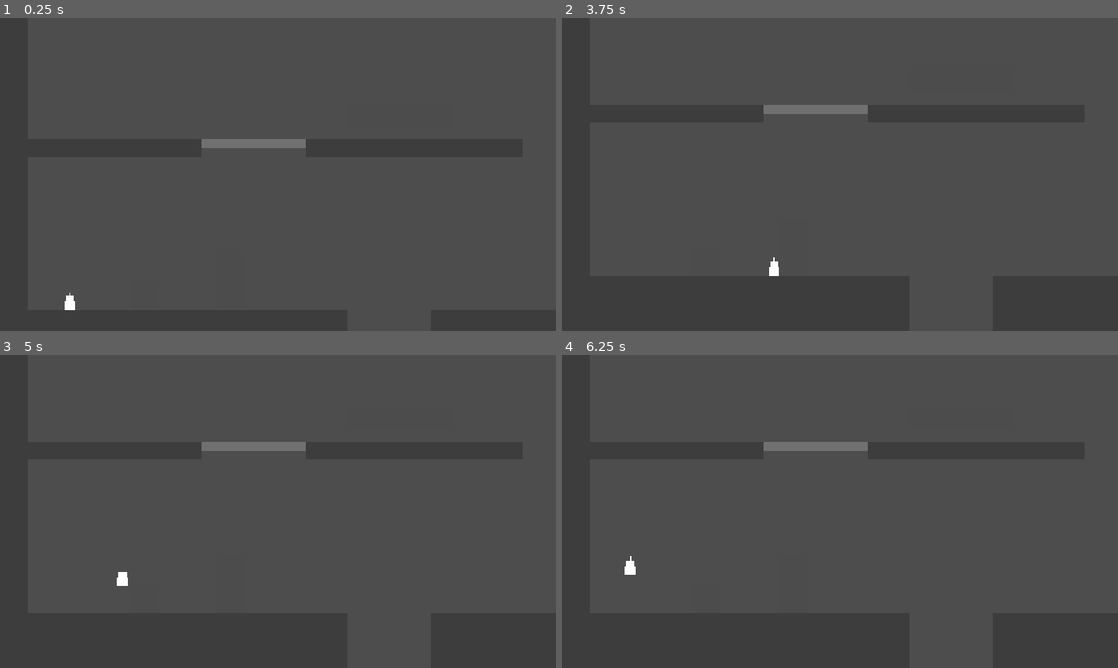
Above: before the commit, frames 1-4 (two rows, left to right).
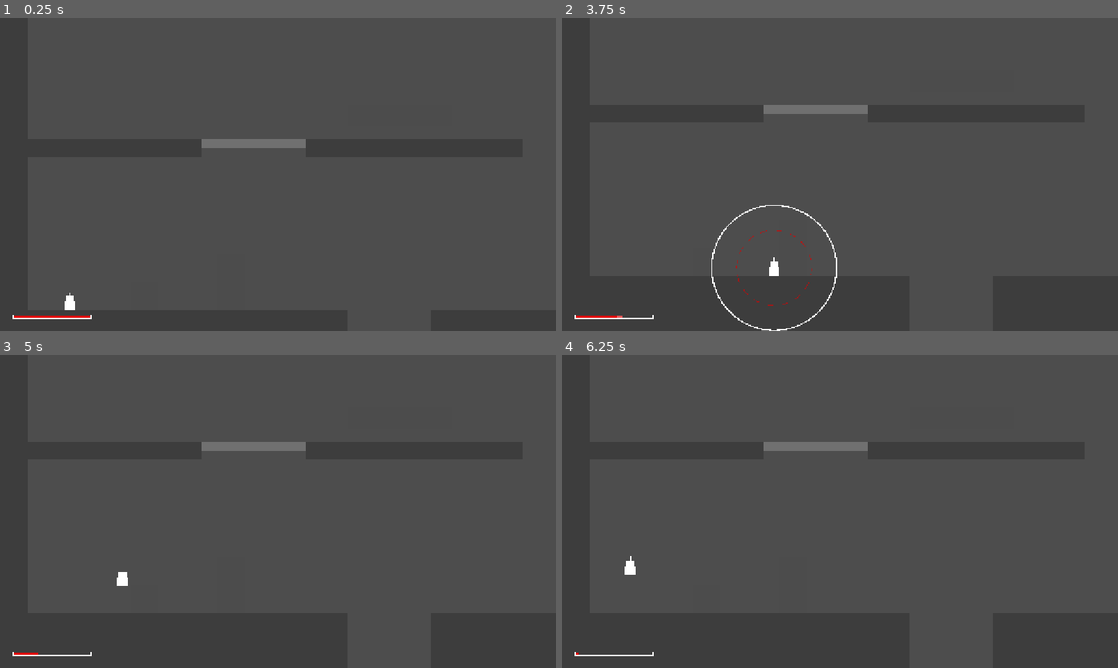
Above: after the commit, the same moments.

Repository: Joshuamathewj2/Signal-Lost
Game: Godot game, scene res://sandbox/sandbox_player.tscn
Same seed, same stepped clock (60 frames per second), same inputs: the game is played once before the commit and once after it. This scene is started directly instead of the project's main scene.
Inputs (mouse positions are in pixels of both pictures, inside the frame that each line leads up to):
- Up to frame 1 (0.25 s): no input
- Up to frame 2 (3.75 s): move the mouse to (962, 158) at 0.52 s; press the mouse at (962, 158) at 0.53 s; hold D (move_right) 0.53-2.03 s; tap Space (jump) at 0.77, 1.52, 3.02 s; move the mouse to (728, 190) at 1.27 s; release the mouse at (728, 190) at 1.28 s; click (728, 190) at 1.35 s; move the mouse to (895, 105) at 2.02 s; hold A (move_left) 2.03-2.78 s; hold Shift (sneak) 2.03-2.78 s; click (895, 105) at 2.3 s; move the mouse to (812, 237) at 2.77 s; hold D (move_right) from 2.78 s (still down); click (812, 237) at 2.85 s; move the mouse to (1006, 221) at 3.52 s; press the mouse at (1006, 221) at 3.53 s
- Up to frame 3 (5 s): tap Space (jump) at 3.77, 4.52 s; move the mouse to (111, 464) at 4.27 s; release D (move_right) at 4.28 s; release the mouse at (111, 464) at 4.28 s; hold A (move_left) from 4.28 s (still down); tap Shift (sneak) at 4.35 s; click (111, 464) at 4.55 s
- Up to frame 4 (6.25 s): move the mouse to (867, 511) at 5.02 s; release A (move_left) at 5.03 s; press the mouse at (867, 511) at 5.03 s; hold D (move_right) 5.03-5.78 s; move the mouse to (756, 433) at 5.77 s; release the mouse at (756, 433) at 5.78 s; hold A (move_left) from 5.78 s (still down); click (756, 433) at 5.85 s; tap Space (jump) at 6.02 s

The runs differ from the first frame. In frame 1, 0.2% of the frame differs, in the area x 2-17%, y 94-97%; in frame 2, 0.5%, in the area x 2-50%, y 59-100%; in frame 3, 0.1%; in frame 4, less than 0.1%.

Commit message:
P1-T7: early HUD

Diff:
--- a/sandbox/sandbox_player.tscn
+++ b/sandbox/sandbox_player.tscn
@@ -5,6 +5,8 @@
 [ext_resource type="PackedScene" path="res://scenes/fx/camera_rig.tscn" id="3_cam01"]
 [ext_resource type="PackedScene" path="res://scenes/debug/debug_overlay.tscn" id="4_dbg01"]
 [ext_resource type="Script" path="res://scenes/debug/debug_draw.gd" id="5_drw01"]
+[ext_resource type="PackedScene" path="res://scenes/ui/hud.tscn" id="6_hud01"]
+
 
 [sub_resource type="RectangleShape2D" id="RectangleShape2D_wall_l"]
 size = Vector2(32, 720)
@@ -181,3 +183,5 @@
 
 [node name="DebugDraw" type="Node2D" parent="."]
 script = ExtResource("5_drw01")
+
+[node name="HUD" parent="." instance=ExtResource("6_hud01")]
--- a/scenes/player/player.tscn
+++ b/scenes/player/player.tscn
@@ -6,6 +6,7 @@
 [ext_resource type="Script" path="res://scenes/player/battery.gd" id="4_bat04"]
 [ext_resource type="Script" path="res://scenes/player/pulse_charger.gd" id="5_chg05"]
 [ext_resource type="Script" path="res://scenes/player/footstep_emitter.gd" id="6_fst06"]
+[ext_resource type="Script" path="res://scenes/sonar/charge_rings.gd" id="7_cr07"]
 
 [sub_resource type="CapsuleShape2D" id="CapsuleShape2D_pbody"]
 radius = 7.0
@@ -24,6 +25,10 @@
 collision_mask = 1
 
 [node name="Visual" parent="." instance=ExtResource("2_vis02")]
+
+[node name="ChargeRings" type="Node2D" parent="." node_paths=PackedStringArray("charger")]
+script = ExtResource("7_cr07")
+charger = NodePath("../PulseCharger")
 
 [node name="PlayerMotor" type="Node" parent="." node_paths=PackedStringArray("body", "collision_shape", "ceiling_ray", "visual")]
 script = ExtResource("3_mot03")
--- /dev/null
+++ b/scenes/sonar/charge_rings.gd
@@ -0,0 +1,96 @@
+class_name ChargeRings
+extends Node2D
+
+@export var charger: PulseCharger
+
+var current_reveal_radius: float = 0.0
+var target_reveal_radius: float = 0.0
+var current_noise_radius: float = 0.0
+var target_noise_radius: float = 0.0
+var is_downgraded: bool = false
+var rotation_angle: float = 0.0
+var tween: Tween
+
+func _ready() -> void:
+	visible = false
+	var mat: CanvasItemMaterial = CanvasItemMaterial.new()
+	mat.light_mode = CanvasItemMaterial.LIGHT_MODE_UNSHADED
+	material = mat
+
+	if charger == null and get_parent() != null:
+		charger = get_parent().get_node_or_null("PulseCharger") as PulseCharger
+
+	if charger != null:
+		charger.charge_started.connect(_on_charge_started)
+		charger.charge_changed.connect(_on_charge_changed)
+		charger.pulse_released.connect(_on_pulse_ended)
+		charger.pulse_failed.connect(_on_pulse_failed)
+
+func _process(delta: float) -> void:
+	if visible:
+		rotation_angle += deg_to_rad(20.0) * delta
+		if rotation_angle > TAU:
+			rotation_angle -= TAU
+		queue_redraw()
+
+func _on_charge_started() -> void:
+	visible = true
+	current_reveal_radius = 0.0
+	target_reveal_radius = 0.0
+	current_noise_radius = 0.0
+	target_noise_radius = 0.0
+	is_downgraded = false
+	queue_redraw()
+
+func _on_charge_changed(tier: int, _charge_norm: float, affordable_tier: int) -> void:
+	var active_tier: int = affordable_tier if affordable_tier >= 0 else tier
+	is_downgraded = (affordable_tier >= 0 and affordable_tier < tier)
+	var prof: PulseProfile = GameConfig.pulse_for_tier(active_tier)
+	if prof != null:
+		var n_scale: float = charger.noise_scale if charger != null else 1.0
+		target_reveal_radius = prof.reveal_radius
+		target_noise_radius = prof.noise_radius() * n_scale
+
+		if tween != null and tween.is_valid():
+			tween.kill()
+		tween = create_tween().set_parallel(true)
+		tween.tween_property(self, "current_reveal_radius", target_reveal_radius, 0.08).set_trans(Tween.TRANS_CUBIC).set_ease(Tween.EASE_OUT)
+		tween.tween_property(self, "current_noise_radius", target_noise_radius, 0.08).set_trans(Tween.TRANS_CUBIC).set_ease(Tween.EASE_OUT)
+	queue_redraw()
+
+func _on_pulse_ended(_profile: PulseProfile, _origin: Vector2) -> void:
+	visible = false
+	if tween != null and tween.is_valid():
+		tween.kill()
+
+func _on_pulse_failed() -> void:
+	visible = false
+	if tween != null and tween.is_valid():
+		tween.kill()
+
+func _draw() -> void:
+	if not visible or current_reveal_radius <= 1.0:
+		return
+
+	var white_c: Color = Palette.color(&"white")
+	var danger_c: Color = Palette.color(&"danger")
+	var red_c: Color = Color(danger_c.r, danger_c.g, danger_c.b, 0.6)
+
+	# White reveal ring
+	if is_downgraded:
+		var segments: int = 12
+		var angle_step: float = TAU / float(segments)
+		var dash_len: float = angle_step * 0.6
+		for i in range(segments):
+			var a_start: float = float(i) * angle_step
+			draw_arc(Vector2.ZERO, current_reveal_radius, a_start, a_start + dash_len, 6, white_c, 1.5)
+	else:
+		draw_arc(Vector2.ZERO, current_reveal_radius, 0.0, TAU, 64, white_c, 1.5)
+
+	# Red noise ring (dashed, rotating)
+	var noise_segments: int = 16
+	var n_step: float = TAU / float(noise_segments)
+	var n_dash: float = n_step * 0.5
+	for i in range(noise_segments):
+		var a: float = rotation_angle + float(i) * n_step
+		draw_arc(Vector2.ZERO, current_noise_radius, a, a + n_dash, 6, red_c, 1.0)
--- /dev/null
+++ b/scenes/ui/battery_bar.gd
@@ -0,0 +1,108 @@
+class_name BatteryBar
+extends Control
+
+var current_energy: float = 100.0
+var max_energy: float = 100.0
+var displayed_energy: float = 100.0
+var drain_flash_energy: float = 100.0
+var drain_flash_alpha: float = 0.0
+
+var is_charging: bool = false
+var affordable_tier: int = -1
+var selected_tier: int = -1
+var blink_time: float = 0.0
+
+var drain_tween: Tween
+var flash_tween: Tween
+
+func _ready() -> void:
+	custom_minimum_size = Vector2(180, 10)
+
+func setup(battery: Battery, charger: PulseCharger) -> void:
+	if battery != null:
+		current_energy = battery.energy
+		max_energy = battery.max_energy
+		displayed_energy = current_energy
+		battery.energy_changed.connect(_on_energy_changed)
+
+	if charger != null:
+		charger.charge_started.connect(_on_charge_started)
+		charger.charge_changed.connect(_on_charge_changed)
+		charger.pulse_released.connect(_on_pulse_released)
+		charger.pulse_failed.connect(_on_pulse_failed)
+
+func _on_energy_changed(val: float, max_val: float) -> void:
+	current_energy = val
+	max_energy = max_val
+	queue_redraw()
+
+func _on_charge_started() -> void:
+	is_charging = true
+	queue_redraw()
+
+func _on_charge_changed(tier: int, _c: float, affordable: int) -> void:
+	selected_tier = tier
+	affordable_tier = affordable
+	queue_redraw()
+
+func _on_pulse_released(_profile: PulseProfile, _origin: Vector2) -> void:
+	is_charging = false
+	drain_flash_energy = displayed_energy
+	drain_flash_alpha = 1.0
+
+	if drain_tween != null and drain_tween.is_valid():
+		drain_tween.kill()
+	drain_tween = create_tween()
+	drain_tween.tween_property(self, "displayed_energy", current_energy, 0.12)
+
+	if flash_tween != null and flash_tween.is_valid():
+		flash_tween.kill()
+	flash_tween = create_tween()
+	flash_tween.tween_property(self, "drain_flash_alpha", 0.0, 0.30)
+	queue_redraw()
+
+func _on_pulse_failed() -> void:
+	is_charging = false
+	queue_redraw()
+
+func _process(delta: float) -> void:
+	blink_time += delta
+	if not is_charging and (flash_tween == null or not flash_tween.is_valid()):
+		displayed_energy = current_energy
+	queue_redraw()
+
+func _draw() -> void:
+	var white_c: Color = Palette.color(&"white")
+	var red_c: Color = Palette.color(&"danger")
+
+	var outline_color: Color = white_c
+	if current_energy <= 0.001:
+		outline_color = red_c if sin(blink_time * 2.0 * TAU) > 0.0 else white_c
+	elif is_charging and affordable_tier == -1:
+		outline_color = red_c if sin(blink_time * 6.0 * TAU) > 0.0 else white_c
+
+	draw_rect(Rect2(0, 0, 180, 10), outline_color, false, 1.0)
+
+	var inner_w: float = 176.0
+	var fill_w: float = clampf(displayed_energy / max_energy, 0.0, 1.0) * inner_w
+	if fill_w > 0.0:
+		draw_rect(Rect2(2, 2, fill_w, 6), red_c, true)
+
+	if drain_flash_alpha > 0.01:
+		var old_w: float = clampf(drain_flash_energy / max_energy, 0.0, 1.0) * inner_w
+		if old_w > fill_w:
+			draw_rect(Rect2(2 + fill_w, 2, old_w - fill_w, 6), Color(1, 1, 1, drain_flash_alpha * 0.8), true)
+
+	if is_charging:
+		if affordable_tier != -1:
+			var prof: PulseProfile = GameConfig.pulse_for_tier(affordable_tier)
+			if prof != null:
+				var cost_w: float = (prof.energy_cost / max_energy) * inner_w
+				var ghost_x: float = maxf(2.0, 2.0 + fill_w - cost_w)
+				var ghost_w: float = minf(cost_w, fill_w)
+				draw_rect(Rect2(ghost_x, 2, ghost_w, 6), Color(1, 1, 1, 0.35), true)
+		else:
+			# Hatched lines for unaffordable pending cost
+			var hatch_spacing: float = 6.0
+			for x in range(int(2), int(2 + fill_w), int(hatch_spacing)):
+				draw_line(Vector2(x, 8), Vector2(x + 4, 2), Color(1, 1, 1, 0.6), 1.0)
--- /dev/null
+++ b/scenes/ui/hud.gd
@@ -0,0 +1,20 @@
+class_name HUD
+extends CanvasLayer
+
+@onready var battery_bar: BatteryBar = $Root/SafeArea/BottomLeft/BatteryBar
+
+func _ready() -> void:
+	layer = 20
+	_find_and_bind_player()
+	if SceneRouter != null and SceneRouter.has_signal("level_loaded"):
+		SceneRouter.level_loaded.connect(_on_level_loaded)
+
+func _on_level_loaded(_level_root: Node) -> void:
+	_find_and_bind_player()
+
+func _find_and_bind_player() -> void:
+	var player: Node = get_tree().get_first_node_in_group(&"player")
+	if player != null and battery_bar != null:
+		var battery: Battery = player.get_node_or_null("Battery") as Battery
+		var charger: PulseCharger = player.get_node_or_null("PulseCharger") as PulseCharger
+		battery_bar.setup(battery, charger)
--- /dev/null
+++ b/scenes/ui/hud.tscn
@@ -0,0 +1,42 @@
+[gd_scene format=3 uid="uid://chud_root_01"]
+
+[ext_resource type="Script" path="res://scenes/ui/hud.gd" id="1_hud01"]
+[ext_resource type="Theme" path="res://resources/theme/ui_theme.tres" id="2_thm01"]
+[ext_resource type="Script" path="res://scenes/ui/battery_bar.gd" id="3_bar01"]
+
+[node name="HUD" type="CanvasLayer"]
+layer = 20
+script = ExtResource("1_hud01")
+
+[node name="Root" type="Control" parent="."]
+layout_mode = 3
+anchors_preset = 15
+anchor_right = 1.0
+anchor_bottom = 1.0
+grow_horizontal = 2
+grow_vertical = 2
+mouse_filter = 2
+theme = ExtResource("2_thm01")
+
+[node name="SafeArea" type="MarginContainer" parent="Root"]
+layout_mode = 1
+anchors_preset = 15
+anchor_right = 1.0
+anchor_bottom = 1.0
+grow_horizontal = 2
+grow_vertical = 2
+theme_override_constants/margin_left = 29
+theme_override_constants/margin_top = 29
+theme_override_constants/margin_right = 29
+theme_override_constants/margin_bottom = 29
+
+[node name="BottomLeft" type="VBoxContainer" parent="Root/SafeArea"]
+layout_mode = 2
+size_flags_horizontal = 0
+size_flags_vertical = 8
+theme_override_constants/separation = 6
+
+[node name="BatteryBar" type="Control" parent="Root/SafeArea/BottomLeft"]
+custom_minimum_size = Vector2(180, 10)
+layout_mode = 2
+script = ExtResource("3_bar01")
Not shown, added: scenes/sonar/charge_rings.gd.uid
Not shown, added: scenes/ui/battery_bar.gd.uid
Not shown, added: scenes/ui/hud.gd.uid
Not shown, changed: CHANGELOG.md
Not shown, changed: docs/TASKS.md
